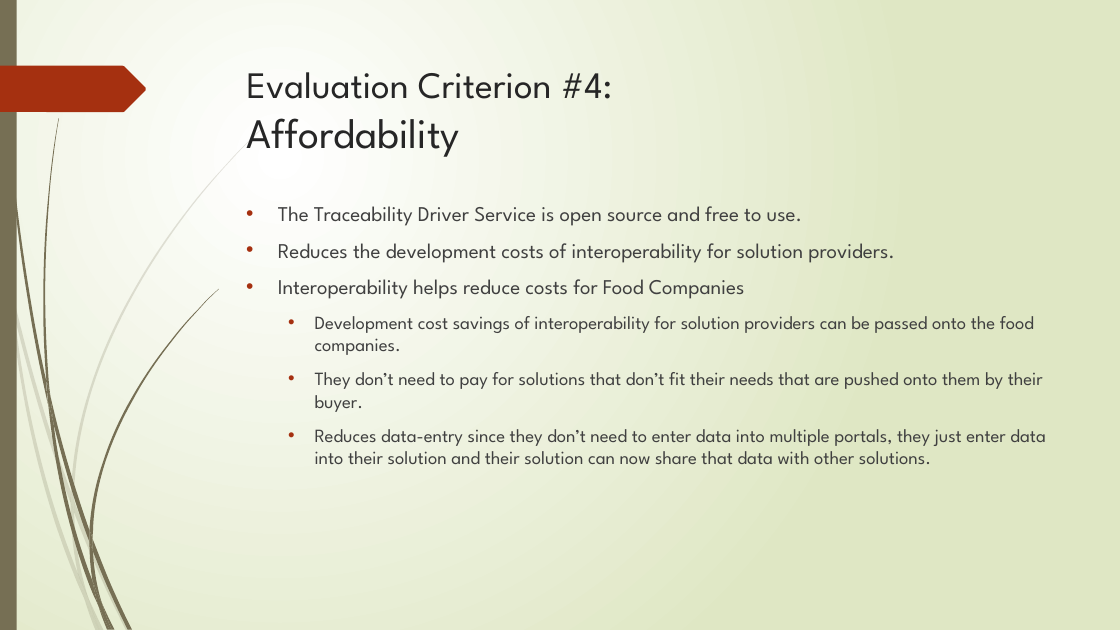
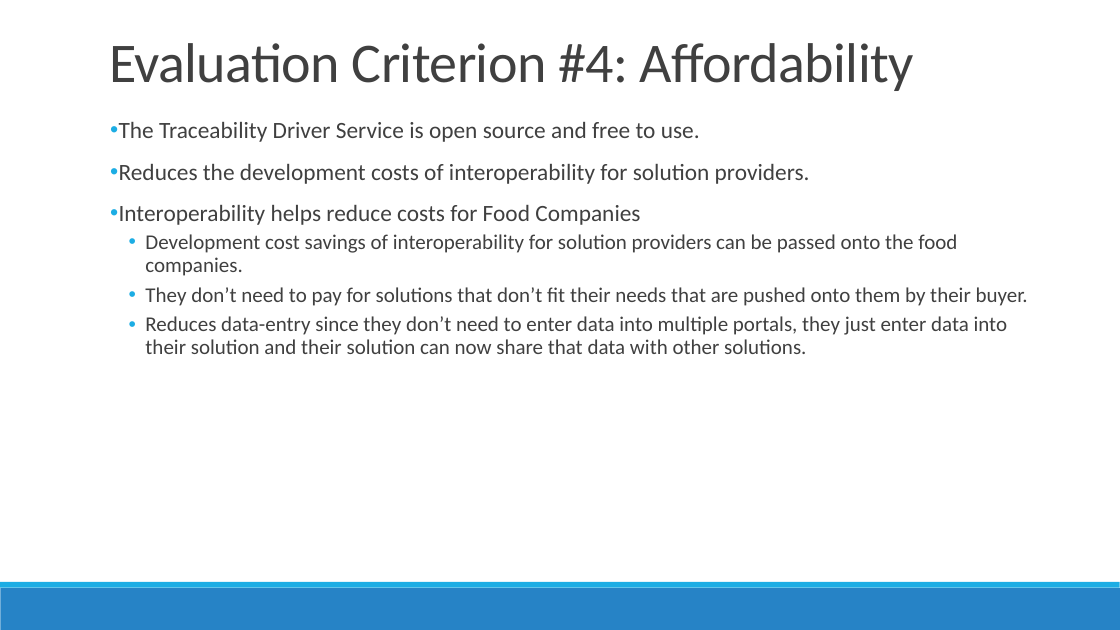
Before and after one commit to TraceabilityInternet/TraceabilityDriver, a slide deck: slide 8 of FDAPresentation.pptx (slide 9 before the commit). Drawn at 1120x630 pixels with LibreOffice and Linux fonts; fonts in the diff are those of the drawing. Boxes give left, top, right and bottom in pixels: in the first picture for what was removed or moved away, otherwise in the second. Text is boxed around its words. In the diff, an @@ line names an element or a change of style, - is before the commit and + after.

```diff
--- a/FDAPresentation.pptx
+++ b/FDAPresentation.pptx
@@ background gradient #FFFFFF to #DFE8C4 to #FFFFFF @@
@@ rectangle removed at <box>0,0,17,630</box> @@
@@ title "Evaluation Criterion #4: Affordability": place and size @@
-title "Evaluation Criterion #4: Affordability" at <box>247,72,612,157</box>
+title "Evaluation Criterion #4: Affordability" at <box>109,43,914,91</box>
@@ title "Evaluation Criterion #4: Affordability" at <box>109,43,914,91</box>: size 32 to 48 pt in "Evaluation Criterion #4:"; size 36 to 48 pt in "Affordability"; font League Spartan to Calibri, text colour #262626 to #404040, letter spacing 0 to -0.5 pt; line spacing 1 to 0.85; vertical alignment top to bottom @@
@@ freeform shape removed at <box>0,66,146,112</box> @@
@@ text "The Traceability Driver Service is ...": place and size @@
-text "The Traceability Driver Service is ..." at <box>278,206,1045,464</box>
+text "The Traceability Driver Service is ..." at <box>119,122,1028,354</box>
@@ text "The Traceability Driver Service is ..." at <box>119,122,1028,354</box>: size 18 to 20 pt in "The Traceability Driver Service is open source ...", "Reduces the development costs of interoperability for ...", "Interoperability helps reduce costs for Food Companies"; font League Spartan to Calibri; size 16 to 18 pt in "Development cost savings of interoperability for solution ...", "They don’t need to pay for solutions ...", "Reduces data-entry since they don’t need to ..."; indent changed; line spacing 1 to 0.9; more space between paragraphs; bullet colour #A53010 to #1CADE4; less space between paragraphs @@
@@ rectangle added at <box>87,132,1058,186</box>, fill #FFFFFF, outline #FFFFFF 1.25 pt @@
@@ rectangle added at <box>0,588,1120,630</box>, fill #2683C6 @@
@@ rectangle added at <box>0,582,1120,588</box>, fill #1CADE4 @@
@@ group removed at <box>0,129,262,630</box>: 10 freeform shapes @@
@@ group removed at <box>3,0,218,630</box>: 12 freeform shapes @@
```
Also in this commit, not shown: 10 other slides changed, 1 slide added, 2 slides removed, 3 other files.
